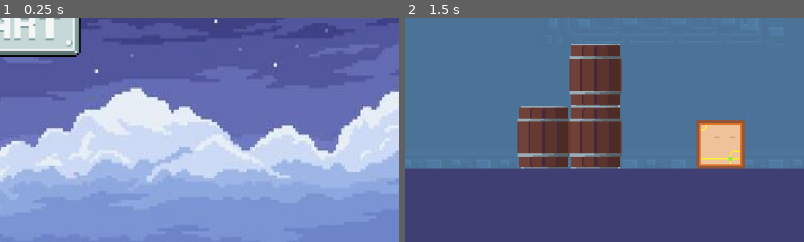
Above: before the commit, frames 1-2 (left to right).
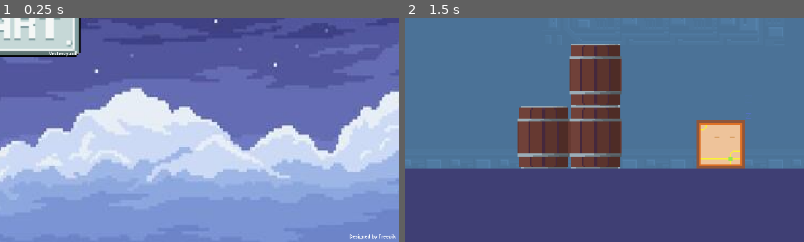
Above: after the commit, the same moments.

Repository: jeffrey-22/cissa-game-jam
Game: Godot game, scene res://scene/level/starting_screen.tscn
Two runs of this game, one before a commit and one after it. Both use one fixed random seed, a clock stepped at 60 frames per second and the inputs below.
Inputs (mouse positions are % of the whole screen's width and height, from its top left):
- Up to frame 1 (0.25 s): no input
- Up to frame 2 (1.5 s): click (50, 52) at 0.5 s; drag from (14, 78) to (5, 54) at 1.27 s
The pictures show only the part of the screen within x 50-100%, y 50-100%; the shares and areas given below are measured in that part.

The runs differ from the first frame. In frame 1, 0.2% of the frame differs, in the area x 12-100%, y 14-99%; in frame 2, nothing differs.

Commit message:
added website attribution

Diff:
--- a/scene/level/starting_screen.tscn
+++ b/scene/level/starting_screen.tscn
@@ -1,26 +1,18 @@
-[gd_scene load_steps=5 format=3 uid="uid://dipmwrcx1kkyp"]
+[gd_scene load_steps=7 format=3 uid="uid://dipmwrcx1kkyp"]
 
 [ext_resource type="Script" path="res://scripts/start.gd" id="1_q75j3"]
 [ext_resource type="Texture2D" uid="uid://cartokw54m2qv" path="res://asset/self_made/user_interface/Screenshot_2025-03-11_at_1.03.28_pm-removebg-preview.png" id="2_io7iy"]
 [ext_resource type="Texture2D" uid="uid://bmtvjsqksmrxb" path="res://asset/self_made/user_interface/Screenshot_2025-03-11_at_1.02.49_pm-removebg-preview.png" id="3_dhb7d"]
 [ext_resource type="Texture2D" uid="uid://rd5fobw66ff7" path="res://asset/self_made/user_interface/8bit-pixel-art-night-sky-game-space-landscape-vector.jpg" id="4_io7iy"]
 
+[sub_resource type="LabelSettings" id="LabelSettings_csqvw"]
+font_size = 23
+
+[sub_resource type="LabelSettings" id="LabelSettings_bfhk0"]
+font_size = 22
+
 [node name="Node2D" type="Node2D"]
 script = ExtResource("1_q75j3")
-
-[node name="Camera2D" type="Camera2D" parent="."]
-zoom = Vector2(0.3, 0.3)
-
-[node name="TextureButton" type="TextureButton" parent="Camera2D"]
-z_index = 1
-custom_minimum_size = Vector2(1, 1)
-offset_left = -400.0
-offset_top = -116.0
-offset_right = 401.0
-offset_bottom = 196.0
-texture_normal = ExtResource("2_io7iy")
-texture_pressed = ExtResource("3_dhb7d")
-stretch_mode = 5
 
 [node name="Sprite2D" type="Sprite2D" parent="."]
 position = Vector2(32, 26)
@@ -37,5 +29,35 @@
 theme_override_font_sizes/font_size = 100
 text = "Makers: Ethan, Bryan, Jeffery, Will"
 
-[connection signal="pressed" from="Camera2D/TextureButton" to="." method="_on_texture_button_pressed"]
-[connection signal="ready" from="Camera2D/TextureButton" to="." method="_on_texture_button_ready"]
+[node name="Label2" type="Label" parent="."]
+offset_left = 1680.0
+offset_top = 1037.0
+offset_right = 1904.0
+offset_bottom = 1069.0
+text = "Designed by Freepik"
+label_settings = SubResource("LabelSettings_csqvw")
+
+[node name="TextureButton" type="TextureButton" parent="."]
+z_index = 1
+custom_minimum_size = Vector2(1, 1)
+offset_left = -400.0
+offset_top = -116.0
+offset_right = 401.0
+offset_bottom = 196.0
+texture_normal = ExtResource("2_io7iy")
+texture_pressed = ExtResource("3_dhb7d")
+stretch_mode = 5
+
+[node name="Label3" type="Label" parent="TextureButton"]
+offset_left = 638.0
+offset_top = 273.0
+offset_right = 783.0
+offset_bottom = 304.0
+text = "Vecteezy.com"
+label_settings = SubResource("LabelSettings_bfhk0")
+
+[node name="Camera2D" type="Camera2D" parent="."]
+zoom = Vector2(0.3, 0.3)
+
+[connection signal="pressed" from="TextureButton" to="." method="_on_texture_button_pressed"]
+[connection signal="ready" from="TextureButton" to="." method="_on_texture_button_ready"]
